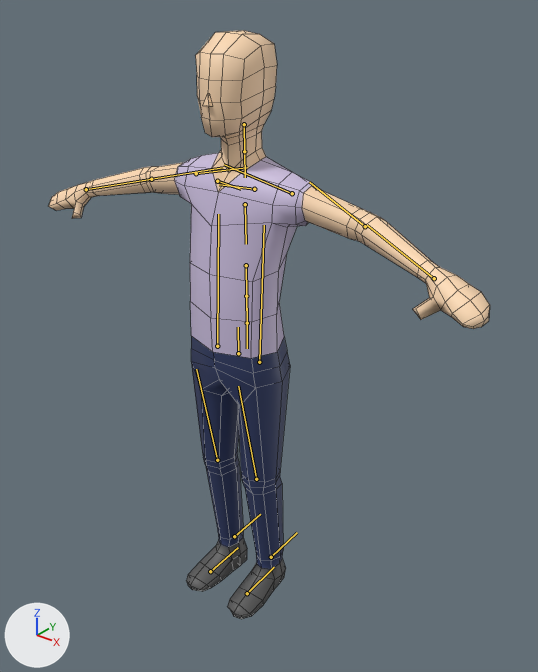
A saved change to the FBX model Assets/Models/characterA/characterA.fbx.
Before and after are seen from a 50 mm camera at (1.316, -1.487, 1.902) aimed at (0.087, 0.049, 0.949). Every picture has the same lights, and +X, +Y and +Z are marked at lower left. The bones that bend it are drawn over the model as lines. Mesh edges are drawn as thin lines.

Names of what the first picture shows: 'character_geo'.
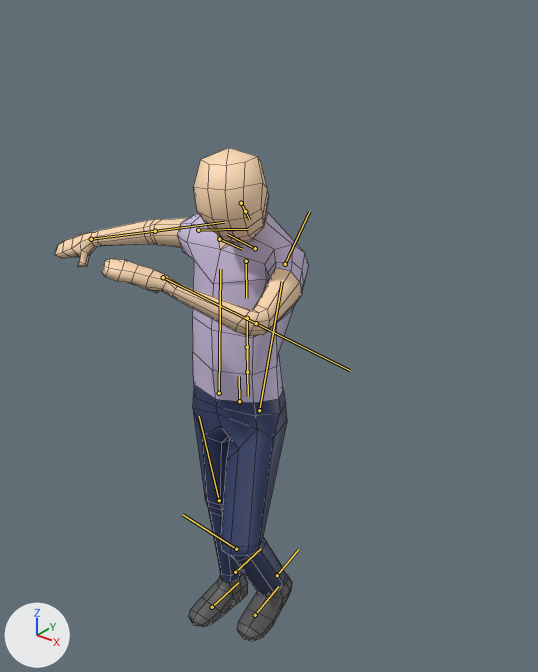
Commit message: update CharacterA

The newer file adds an action. The first version stands in its rest pose; the second is drawn at frame 51 of the action 'Take 001'.

What differs and where, as boxes [x1, y1, x2, y2] in the pictures (538 x 672 px):
'character_geo', posed (42% narrower, 16% shorter): before [49, 30, 490, 619]; after [55, 148, 309, 641]
bone 'Hips', root to tip: before (238, 353) to (238, 327); after (239, 401) to (239, 376)
bone 'LeftShoulder', root to tip: before (254, 189) to (219, 184); after (255, 248) to (227, 234)
bone 'LeftArm', root to tip: before (292, 193) to (224, 164); after (285, 264) to (309, 211)
bone 'LeftForeArm', root to tip: before (365, 226) to (309, 182); after (256, 323) to (350, 370)
bone 'Neck', root to tip: before (244, 151) to (245, 177); after (245, 211) to (249, 219)
bone 'LeftThigh', root to tip: before (259, 362) to (264, 225); after (259, 410) to (282, 281)
bone 'LeftShin', root to tip: before (256, 479) to (238, 386); after (236, 549) to (182, 514)
bone 'LeftFoot', root to tip: before (271, 557) to (297, 532); after (277, 575) to (298, 549)

The change in detail:
Bone 'Hips' (bone_hips) moves from (0.0, 0.0, 0.0) to (0.0, -16.7, 0.0).
Bone 'LeftShoulder' (bone_leftshoulder) turns from (0, 0, 0) to (-16, -3, -9) degrees about its own x, y and z.
Bone 'LeftArm' (bone_leftarm) turns from (0, 0, 0) to (-14, -8, 61) degrees about its own x, y and z.
Bone 'LeftForeArm' (bone_leftforearm) turns from (0, 0, 0) to (9, -15, 62) degrees about its own x, y and z.
Bone 'Neck' (bone_neck) turns from (0, 0, 0) to (-58, -33, 6) degrees about its own x, y and z.
Bone 'LeftThigh' (bone_leftthigh) turns from (0, 0, 0) to (14, -1, 33) degrees about its own x, y and z.
Bone 'LeftShin' (bone_leftshin) turns from (0, 0, 0) to (-9, -9, -61) degrees about its own x, y and z.
Bone 'LeftFoot' (bone_leftfoot) turns from (0, 0, 0) to (31, 0, 0) degrees about its own x, y and z.
